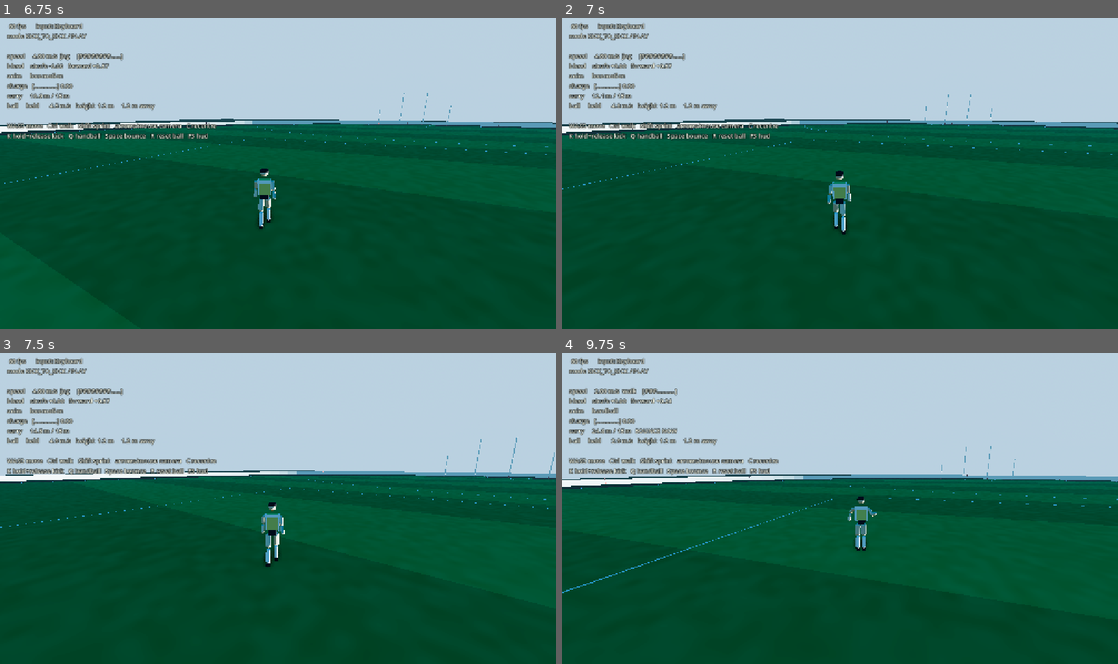
Above: before the commit, frames 1-4 (two rows, left to right).
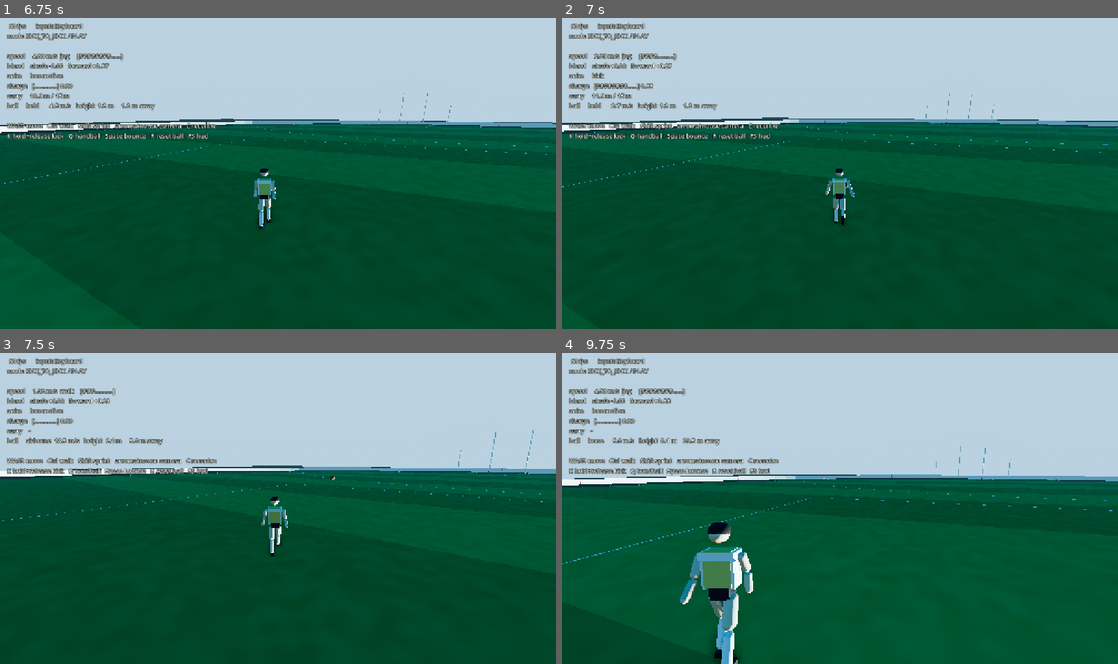
Above: after the commit, the same moments.

Repository: Yaandle/aussie-rules2
Game: Godot game, scene res://scenes/modes/kick_to_kick.tscn
Same seed, same stepped clock (60 frames per second), same inputs: the game is played once before the commit and once after it. This scene is started directly instead of the project's main scene.
Inputs (mouse positions are in pixels of both pictures, inside the frame that each line leads up to):
- Up to frame 1 (6.75 s): tap Enter (ui_accept) at 0.5, 0.77, 1.52, 3.02, 3.77, 4.52, 6.02 s; move the mouse to (305, 170) at 0.52 s; hold Y (confirm) 0.53-1.28 s; hold W (move_forward) 0.53-5.78 s; tap F (kick_execute) at 0.8, 1.35, 3.8 s; move the mouse to (250, 173) at 1.27 s; tap K (kick_stance) at 1.55, 4.55 s; move the mouse to (289, 167) at 2.02 s; hold K (kick_stance) 2.03-2.78 s; tap E (tackle) at 2.3, 2.85 s; move the mouse to (272, 176) at 2.77 s; tap Y (confirm) at 3.05, 6.05 s; move the mouse to (316, 176) at 3.52 s; tap Space (bounce) at 3.6 s; move the mouse to (233, 170) at 4.27 s; tap Down (camera_down) at 4.35 s; move the mouse to (283, 173) at 5.02 s; hold E (tackle) 5.03-5.78 s; tap Left (camera_left) at 5.1 s; move the mouse to (255, 167) at 5.77 s; hold D (move_right) 5.78-6.53 s; tap C (camera_recenter) at 5.85 s; move the mouse to (305, 170) at 6.52 s; hold W (move_forward) from 6.53 s (still down); tap Right (camera_right) at 6.6 s
- Up to frame 2 (7 s): keep holding W (move_forward); tap Enter (ui_accept) at 6.77 s; tap F (kick_execute) at 6.8 s
- Up to frame 3 (7.5 s): keep holding W (move_forward); move the mouse to (250, 508) at 7.27 s; tap Up (camera_up) at 7.35 s
- Up to frame 4 (9.75 s): tap Enter (ui_accept) at 7.52, 9.02 s; tap K (kick_stance) at 7.55 s; move the mouse to (851, 502) at 8.02 s; hold Y (confirm) 8.03-8.78 s; tap E (tackle) at 8.3 s; move the mouse to (834, 511) at 8.77 s; release W (move_forward) at 8.78 s; hold A (move_left) 8.78-9.53 s; tap N (decline) at 8.85 s; tap Y (confirm) at 9.05 s; move the mouse to (878, 511) at 9.52 s; hold W (move_forward) from 9.53 s (still down); tap Q (handball) at 9.6 s

Frame 1 is identical in both runs. In frame 2, 2.3% of the frame differs, in the area x 0-100%, y 11-70%; in frame 3, 4.1%; in frame 4, 4.3%, in the area x 0-100%, y 11-100%.

Commit message:
mechanics update

Diff:
--- a/project.godot
+++ b/project.godot
@@ -59,13 +59,12 @@
 sprint={
 "deadzone": 0.5,
 "events": [Object(InputEventKey,"resource_local_to_scene":false,"resource_name":"","device":-1,"window_id":0,"alt_press …(195 unchanged characters)…
-, Object(InputEventJoypadMotion,"resource_local_to_scene":false,"resource_name":"","device":-1,"axis":5,"axis_value":1.0,"script":null)
+, Object(InputEventJoypadButton,"resource_local_to_scene":false,"resource_name":"","device":-1,"button_index":7,"pressure":0.0,"pressed":false,"script":null)
 ]
 }
 walk={
 "deadzone": 0.5,
 "events": [Object(InputEventKey,"resource_local_to_scene":false,"resource_name":"","device":-1,"window_id":0,"alt_press …(195 unchanged characters)…
-, Object(InputEventJoypadButton,"resource_local_to_scene":false,"resource_name":"","device":-1,"button_index":7,"pressure":0.0,"pressed":false,"script":null)
 ]
 }
 camera_left={
--- a/scripts/autoload/input_manager.gd
+++ b/scripts/autoload/input_manager.gd
@@ -120,15 +120,16 @@
 	return Tuning.GAIT_JOG
 
 
-## Raw pull depth on the kick stance trigger, 0..1, or a negative sentinel
-## when there's nothing analog to read (keyboard's K is just on/off) — see
-## PlayerBrain.kick_charge_override, the one thing that actually consumes
-## this. A gamepad's LT can push charge up AND down in real time this way,
-## not just ramp up over hold duration with no way back.
-func kick_stance_strength() -> float:
+## How far the aim stick is pushed forward, 0..1 — kick power is "wherever
+## the end of the trajectory line currently reaches to," read live off the
+## stick rather than a separate held-down charge value. Gamepad only;
+## keyboard/mouse have no stick position to read this way, so
+## PlayerController falls back to the old hold-duration ramp there (see
+## PlayerBrain.kick_charge_override).
+func kick_reach_strength() -> float:
 	if not gameplay_input_enabled or device != Device.GAMEPAD:
 		return -1.0
-	return Input.get_action_strength(&"kick_stance")
+	return clampf(get_look_vector().y, 0.0, 1.0)
 
 
 func rumble(profile: Vector3) -> void:
--- a/scripts/mechanics/human_brain.gd
+++ b/scripts/mechanics/human_brain.gd
@@ -40,7 +40,7 @@
 
 
 func kick_charge_override() -> float:
-	return InputManager.kick_stance_strength()
+	return InputManager.kick_reach_strength()
 
 
 func wants_handball() -> bool:
--- a/scripts/mechanics/player_brain.gd
+++ b/scripts/mechanics/player_brain.gd
@@ -44,11 +44,12 @@
 	return false
 
 
-## Direct 0..1 override for kick charge, or a negative sentinel to mean
-## "no override — ramp charge over hold duration instead" (see
-## PlayerController._update_charge). Only a human on a gamepad has a real
-## analog trigger to report here; keyboard and AI always fall through to
-## the ramp.
+## Direct 0..1 override for kick power — "where the end of the trajectory
+## line currently reaches to" — or a negative sentinel to mean "no
+## override, ramp over hold duration instead" (see
+## PlayerController._update_charge). Only a human on a gamepad has stick
+## position to read this way; keyboard and AI always fall through to the
+## ramp.
 func kick_charge_override() -> float:
 	return -1.0
 
--- a/scripts/modes/kick_to_kick.gd
+++ b/scripts/modes/kick_to_kick.gd
@@ -130,7 +130,12 @@
 	# spawning players: KickToKick sits at identity, so .position and
 	# .global_position agree, and the coach never exists at the origin for
 	# even one physics tick before landing where it belongs.
-	_coach.position = _field.centre() + Tuning.COACH_STAND_OFFSET
+	# X/Z only from centre() — its Y (0.5) is tuned for resting a ball
+	# there, not for a standing rig whose own origin already means "feet
+	# on the ground"; reusing it wholesale floated the coach half a metre up.
+	var stand := _field.centre()
+	stand.y = 0.0
+	_coach.position = stand + Tuning.COACH_STAND_OFFSET
 	add_child(_coach)
 	_coach.face_toward(_field.centre())
 	_coach.player_entered_range.connect(_on_coach_range_entered)
@@ -181,6 +186,11 @@
 	_coach_state = CoachState.CHALLENGE
 	InputManager.gameplay_input_enabled = true
 	_camera.exit_dialogue()
+	# Coach interaction only ever triggers while not carrying (see
+	# _on_coach_range_entered), so the player is guaranteed empty-handed
+	# right here — nothing to kick unless a fresh ball is put in their
+	# hands, same placement _reset_ball()'s safety net already uses.
+	_reset_ball()
 	_challenge.begin(_ball, _pick_target_position())
 
 
--- a/scripts/player/player_controller.gd
+++ b/scripts/player/player_controller.gd
@@ -99,6 +99,12 @@
 ## stick had drifted to by then.
 var _handball_aim_dir := Vector3.FORWARD
 
+## True for exactly the one KICK currently in flight through _action, set
+## when it was fired as a hip-fire (RT with no prior LT) rather than an
+## aimed one — _dispose() reads this once to decide whether the extra
+## hip-fire scatter applies, then clears it.
+var _hip_fire_kick := false
+
 
 func _ready() -> void:
 	add_to_group(&"players")
@@ -290,6 +296,11 @@
 	_carry_distance = 0.0
 	_kick_charge = 0.0
 	_charging = false
+	# Otherwise a hip-fire windup broken by a tackle before it reaches
+	# _dispose() would leave this stuck true — the next kick to actually
+	# fire, possibly a properly-aimed one with a fresh ball, would wrongly
+	# inherit hip-fire's extra scatter.
+	_hip_fire_kick = false
 	_gather_cooldown = Tuning.GATHER_COOLDOWN
 	if MatchState.possession == team:
 		MatchState.possession = Tuning.Team.NONE
@@ -394,9 +405,16 @@
 ## LT-hold-stance / RT-tap-execute (design brief's CONTROLS section), not
 ## the old single-button hold-then-release-to-fire: wants_kick() (LT) only
 ## ever charges and aims; wants_kick_execute() (RT) is the one thing that
-## actually fires the kick, and only while stance is already held.
-## Releasing LT without ever tapping RT cancels — no kick, charge
-## discarded — where the old model would have fired on release regardless.
+## actually fires the kick. Releasing LT without ever tapping RT cancels —
+## no kick, charge discarded — where the old model would have fired on
+## release regardless.
+##
+## RT on its own (never having held LT this attempt) doesn't no-op any
+## more — it hip-fires: whatever the body's facing, fixed power, extra
+## scatter. Matches P1's actual structure for the aimed case (LT/enter_
+## aim_mode gates the aim cursor there too, confirmed by re-reading it —
+## this was never meant to lose that gate); the hip-fire option itself has
+## no P1 equivalent, it's this project's own ADS-vs-hip-fire addition.
 func _update_charge(delta: float) -> void:
 	if _action != Tuning.Action.NONE or _stun_timer > 0.0:
 		_kick_trajectory.update_preview(false, Vector3.ZERO, Vector3.ZERO)
@@ -408,9 +426,9 @@
 			_kick_aim_yaw = _facing_yaw
 		var override := _brain.kick_charge_override()
 		if override >= 0.0:
-			# A gamepad's LT reports real pull depth — track it directly so
-			# power can be eased back down, not just ramped up with no way
-			# back short of a full release-and-recancel.
+			# Power is wherever the trajectory line currently reaches to —
+			# a gamepad's right stick sets it directly and live, not a
+			# value that only ever ramps up with no way back down.
 			_kick_charge = override
 		else:
 			_kick_charge = minf(1.0, _kick_charge + delta / Tuning.KICK_CHARGE_TIME)
@@ -419,8 +437,19 @@
 			_charging = false
 			_begin(Tuning.Action.KICK)
 	elif _charging:
+		# LT released without RT — cancel, no kick.
 		_charging = false
 		_kick_charge = 0.0
+	elif _brain.wants_kick_execute() and is_carrying():
+		_hip_fire_kick = true
+		_kick_charge = Tuning.KICK_HIP_FIRE_CHARGE
+		# Fresh body-facing every time, not whatever _kick_aim_yaw was last
+		# left at by an earlier cancelled ADS attempt — _kick_parameters()
+		# reads _kick_aim_yaw unconditionally, so this is what actually
+		# makes a hip-fire go "wherever the body's facing" rather than
+		# some stale aim.
+		_kick_aim_yaw = _facing_yaw
+		_begin(Tuning.Action.KICK)
 
 	if _brain.wants_handball() and is_carrying():
 		_begin(Tuning.Action.HANDBALL)
@@ -451,6 +480,56 @@
 	var mouse := InputManager.take_mouse_look()
 	_kick_aim_yaw -= stick.x * deg_to_rad(Tuning.KICK_AIM_YAW_SPEED) * delta \
 		+ deg_to_rad(mouse.x)
+	_apply_aim_assist(delta)
+
+
+## Soft pull toward the nearest teammate roughly in the aim direction — a
+## per-frame blend toward their angle, not a snap-to (design brief: "not
+## lock on but a small aim assist"). Ported from P1's apply_aim_assist:
+## same k = min(1, STRENGTH * dt) blend fraction: dimensionless, so it
+## carries over even though P1 blends a 2D screen cursor and this blends
+## a yaw angle. Gamepad only, matching P1's controller-only gate — a
+## mouse already points exactly where aimed, so assist would only fight
+## it, and it's the stick's indirection this is actually compensating for.
+func _apply_aim_assist(delta: float) -> void:
+	if InputManager.device != InputManager.Device.GAMEPAD:
+		return
+	var target := _nearest_teammate_for_assist()
+	if target == null:
+		return
+	var to_target := target.global_position - _boot_point.global_position
+	to_target.y = 0.0
+	if to_target.length_squared() < 0.0001:
+		return
+	var target_yaw := atan2(-to_target.x, -to_target.z)
+	var k := minf(1.0, Tuning.KICK_AIM_ASSIST_STRENGTH * delta)
+	_kick_aim_yaw = lerp_angle(_kick_aim_yaw, target_yaw, k)
+
+
+## Nearest teammate within KICK_AIM_ASSIST_RANGE and KICK_AIM_ASSIST_CONE_
+## DEG of the *current* aim direction — cone gates it to "roughly where
+## you're already pointing", same spirit as P1's radius gate around the
+## cursor, adapted from screen-space pixels to a world-space angle since
+## there's no 2D cursor here to measure a pixel radius around.
+func _nearest_teammate_for_assist() -> PlayerController:
+	var aim_dir := _yaw_direction(_kick_aim_yaw)
+	var cone := deg_to_rad(Tuning.KICK_AIM_ASSIST_CONE_DEG)
+	var best: PlayerController = null
+	var best_dist := Tuning.KICK_AIM_ASSIST_RANGE
+	for node in get_tree().get_nodes_in_group(&"players"):
+		var other := node as PlayerController
+		if other == null or other == self or other.team != team:
+			continue
+		var to_other := other.global_position - global_position
+		to_other.y = 0.0
+		var dist := to_other.length()
+		if dist < 0.01 or dist > best_dist:
+			continue
+		if aim_dir.angle_to(to_other.normalized()) > cone:
+			continue
+		best_dist = dist
+		best = other
+	return best
 
 
 func is_kick_aiming() -> bool:
@@ -535,22 +614,31 @@
 		elevation_deg, speed_out)
 
 
-## Random aim error applied only to a KICK, rolled fresh here rather than
-## while charging — the trajectory cue can't show it because it isn't
-## knowable ahead of the actual kick. Zero at kick_accuracy == 1.0, up to
-## KICK_ACCURACY_MAX_SPREAD_DEG of yaw/pitch drift at 0.0. Rotates the
-## whole resultant launch vector (aim + carried momentum together)
-## rather than re-deriving it, so the kick's total speed is unaffected —
-## a bad kick goes off-line, not further or shorter.
-func _apply_kick_accuracy(launch: Dictionary, right: Vector3) -> Dictionary:
-	var spread := deg_to_rad(Tuning.KICK_ACCURACY_MAX_SPREAD_DEG
-		* (1.0 - clampf(kick_accuracy, 0.0, 1.0)))
-	if spread <= 0.0:
+## Rotates the whole resultant launch vector (aim + carried momentum
+## together) by a random amount rather than re-deriving it, so a spread
+## kick goes off-line, not further or shorter. Shared by the two things
+## that make a kick less than pinpoint — skill (_apply_kick_accuracy) and
+## not having aimed down sights at all (the hip-fire spread in
+## _dispose()) — so neither can quietly drift out of sync with the other
+## about what "how far off" actually means.
+func _apply_spread(launch: Dictionary, right: Vector3, spread_deg: float) -> Dictionary:
+	if spread_deg <= 0.0:
 		return launch
+	var spread := deg_to_rad(spread_deg)
 	launch.launch_velocity = (launch.launch_velocity as Vector3) \
 		.rotated(Vector3.UP, randf_range(-spread, spread)) \
 		.rotated(right, randf_range(-spread, spread) * 0.5)
 	return launch
+
+
+## Random aim error from the character's own skill, rolled fresh here
+## rather than while charging — the trajectory cue can't show it because
+## it isn't knowable ahead of the actual kick. Zero at kick_accuracy ==
+## 1.0, up to KICK_ACCURACY_MAX_SPREAD_DEG at 0.0.
+func _apply_kick_accuracy(launch: Dictionary, right: Vector3) -> Dictionary:
+	var spread_deg := Tuning.KICK_ACCURACY_MAX_SPREAD_DEG \
+		* (1.0 - clampf(kick_accuracy, 0.0, 1.0))
+	return _apply_spread(launch, right, spread_deg)
 
 
 func _dispose() -> void:
@@ -571,6 +659,9 @@
 			# ball moving along `forward` is a positive spin about `right`.
 			spin = right * Tuning.KICK_BACKSPIN
 			launch = _apply_kick_accuracy(launch, right)
+			if _hip_fire_kick:
+				launch = _apply_spread(launch, right, Tuning.KICK_HIP_FIRE_SPREAD_DEG)
+			_hip_fire_kick = false
 		Tuning.Action.HANDBALL:
 			launch = _launch_from(_carry_point.global_position, _handball_aim_dir,
 				Tuning.HANDBALL_ANGLE, Tuning.HANDBALL_SPEED)
--- a/scripts/tuning.gd
+++ b/scripts/tuning.gd
@@ -177,10 +177,36 @@
 const KICK_STANCE_SPEED_SCALE := 0.55
 
 # deg/s the right stick/mouse swings the kick aim while in stance — a
-# separate dial from CAM_YAW_SPEED (below) even though it starts at the
-# same value, because aim precision and camera smoothing are different
-# concerns that will want to diverge once this has been played.
-const KICK_AIM_YAW_SPEED := 180.0
+# separate dial from CAM_YAW_SPEED, deliberately slower than camera-look
+# (180) for precision control once actually aiming. Dropped from the
+# first pass's 180 after playtesting read it as too twitchy to line up a
+# kick with — P1's equivalent (a velocity-driven aim cursor, not a raw
+# yaw rate) had the same "controlled, not snappy" quality; this is the
+# simplest lever toward that without porting its cursor/projection system
+# wholesale.
+const KICK_AIM_YAW_SPEED := 100.0
+
+# RT tapped without ever holding LT first — a hip-fired kick: whatever
+# the body's facing, fixed middling power (there was no stance to charge
+# through), extra random spread on top of KICK_ACCURACY_MAX_SPREAD_DEG's
+# skill-based scatter. P1 itself has no hip-fire (every kick there goes
+# through its aim-cursor pipeline) — this pairing is this project's own
+# addition, modelled on ADS-vs-hip-fire in a shooter per the design
+# brief's own CONTROLS section framing.
+const KICK_HIP_FIRE_CHARGE := 0.55
+const KICK_HIP_FIRE_SPREAD_DEG := 20.0
+
+# Soft pull toward a nearby teammate while aiming — not a lock-on, a
+# per-frame blend, same shape as P1's apply_aim_assist/AIM_ASSIST_STRENGTH
+# (ported directly: the formula is a dimensionless k=min(1,STRENGTH*dt)
+# blend fraction, so the same constant works whether what's being blended
+# is P1's 2D screen cursor or this project's 1D aim yaw). CONE/RANGE have
+# no P1 equivalent to port — P1's version worked in screen-space pixels
+# around a 2D cursor, which doesn't translate to a world-space yaw system,
+# so these are this project's own first pass at the same idea.
+const KICK_AIM_ASSIST_STRENGTH := 6.0
+const KICK_AIM_ASSIST_CONE_DEG := 18.0
+const KICK_AIM_ASSIST_RANGE := 60.0
 
 # Action timing, indexed by Action. CONTACT is when the ball actually
 # leaves — partway through the swing, not at either end of it.
Not shown, changed: README.md
Not shown, changed: docs/HANDOVER.md
